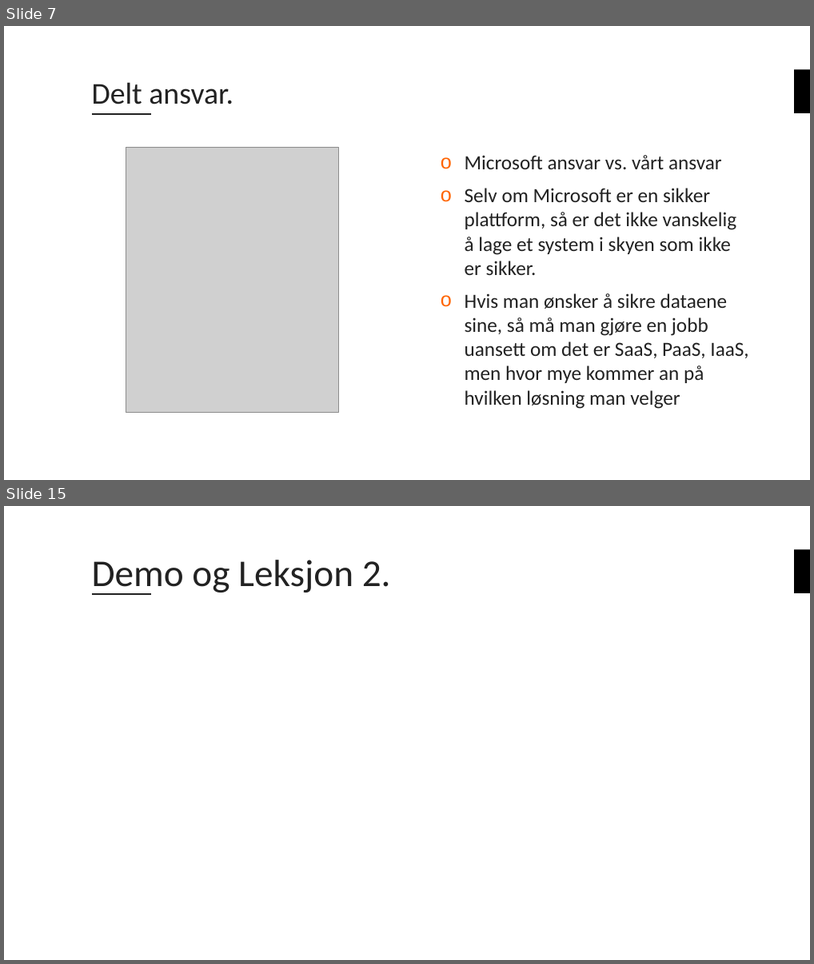
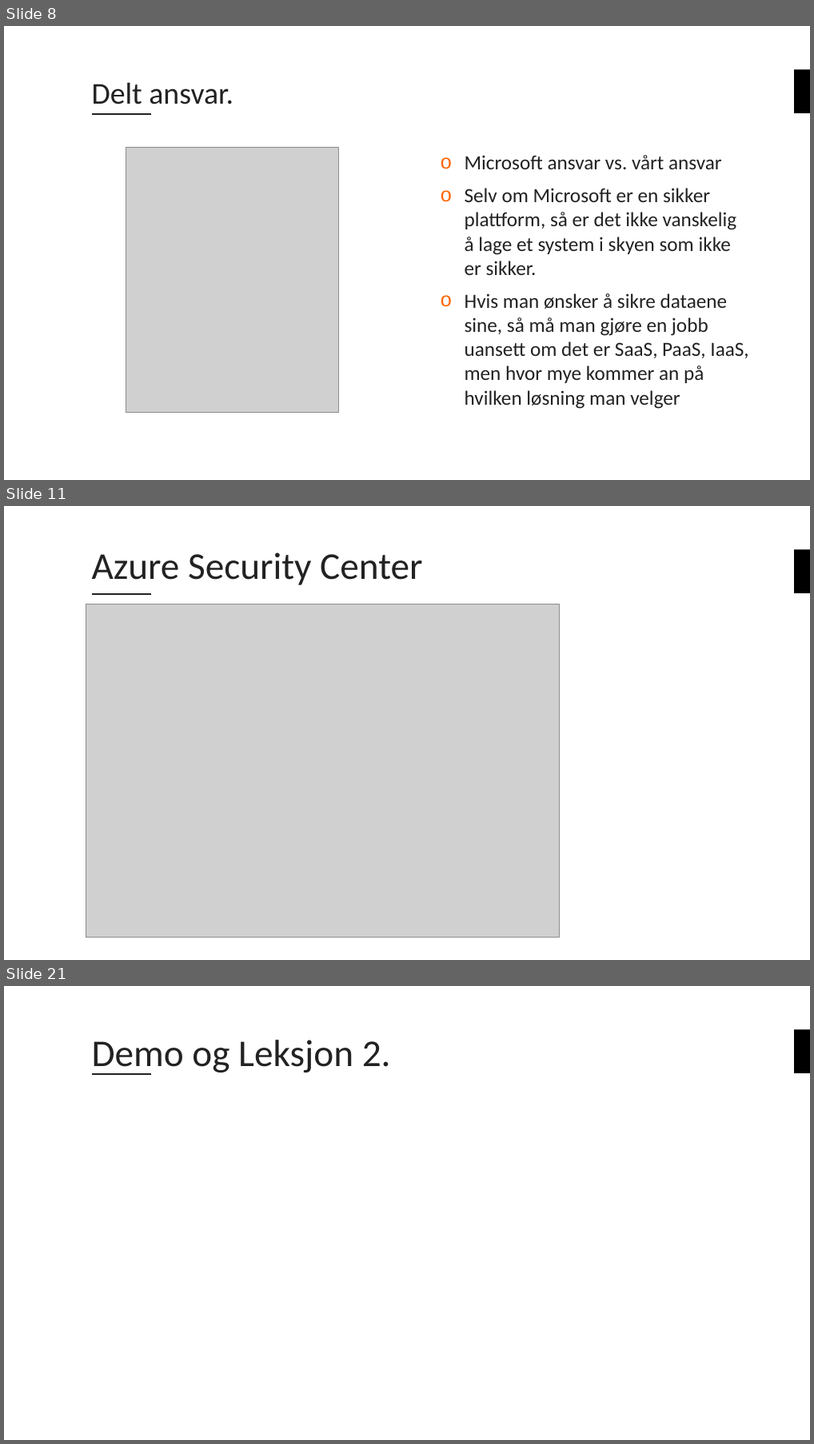
Before and after one commit to bouvet/azure-workshops, a slide deck: Workshop_3/Presentasjon/Azureskolen-Workshop#3.pptx. Shown one above the other, each under a label of ours: slides 7 and 15 before the commit, slides 8, 11 and 21 after it; the slides between them are not shown. The pictures are 814x964 and 814x1444 pixels, drawn with LibreOffice and Linux fonts; fonts in the diff are those of the drawing; grey boxes stand for pictures; background and template pictures are left out. Boxes give left, top, right and bottom in pixels: in the first picture for what was removed or moved away, otherwise in the second. Text is boxed around its words. In the diff, an @@ line names an element or a change of style, - is before the commit and + after.

```diff
--- a/Workshop_3/Presentasjon/Azureskolen-Workshop#3.pptx
+++ b/Workshop_3/Presentasjon/Azureskolen-Workshop#3.pptx
@@ slide 11 added at (x1=4, y1=506, x2=810, y2=960), background #FFFFFF; not listed: 2 template elements that a slide beside it also shows @@
@@ title added at (x1=92, y1=552, x2=422, y2=585), 45 pt, text #222222 @@
+Azure Security Center
@@ picture added at (x1=86, y1=604, x2=559, y2=936) @@
@@ what was slide 7 is now slide 8 @@
@@ what was slide 15 is now slide 21 @@
```
Also in this commit, not shown: 8 slides changed, 6 other slides added, 3 other files.
